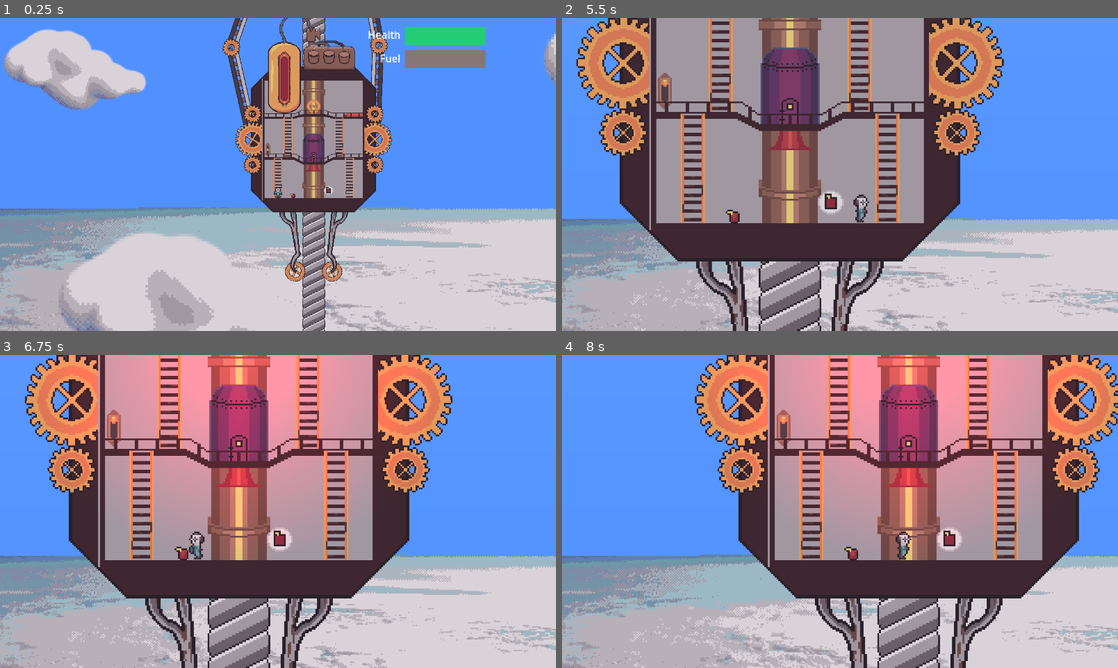
Above: before the commit, frames 1-4 (two rows, left to right).
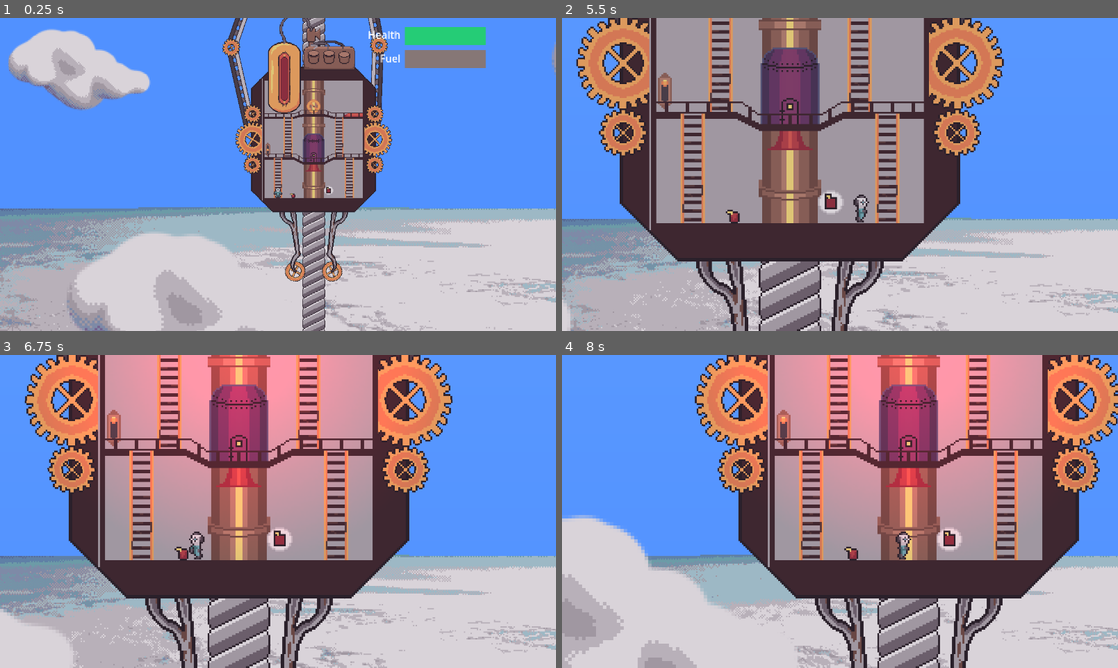
Above: after the commit, the same moments.

Repository: Popcornmotte/elevatorpitch
Game: Godot game, scene res://Scenes/World/test_scenes.tscn
Two runs of this game, one before a commit and one after it. Both use one fixed random seed, a clock stepped at 60 frames per second and the inputs below. This scene is started directly instead of the project's main scene. Sound files missing from this copy of the repository are replaced by a short silence.
Inputs (mouse positions are in pixels of both pictures, inside the frame that each line leads up to):
- Up to frame 1 (0.25 s): no input
- Up to frame 2 (5.5 s): move the mouse to (962, 158) at 0.52 s; hold W (up) 0.53-1.28 s; hold D (right) 0.53-2.03 s; move the mouse to (728, 190) at 1.27 s; tap Space (Fling) at 1.35, 4.35 s; tap W (up) at 1.52, 1.55, 1.82, 2.3, 3.02, 3.05, 3.32, 4.52, 4.55, 4.82, 5.3 s; move the mouse to (895, 105) at 2.02 s; press the mouse at (895, 105) at 2.03 s; hold A (left) 2.03-2.78 s; move the mouse to (812, 237) at 2.77 s; release the mouse at (812, 237) at 2.78 s; hold D (right) 2.78-4.28 s; tap E (interact) at 2.85 s; move the mouse to (1006, 221) at 3.52 s; hold W (up) 3.53-4.28 s; move the mouse to (673, 127) at 4.27 s; hold A (left) 4.28-5.03 s; move the mouse to (867, 174) at 5.02 s; press the mouse at (867, 174) at 5.03 s; hold D (right) from 5.03 s (still down)
- Up to frame 3 (6.75 s): move the mouse to (194, 433) at 5.77 s; release D (right) at 5.78 s; release the mouse at (194, 433) at 5.78 s; hold A (left) from 5.78 s (still down); tap E (interact) at 5.85 s; tap W (up) at 6.02, 6.05, 6.32 s; move the mouse to (400, 495) at 6.52 s; hold W (up) from 6.53 s (still down)
- Up to frame 4 (8 s): move the mouse to (728, 527) at 7.27 s; release A (left) at 7.28 s; release W (up) at 7.28 s; hold D (right) from 7.28 s (still down); tap Space (Fling) at 7.35 s; tap W (up) at 7.52, 7.55, 7.82 s

The runs differ from the first frame. In frame 1, 3.2% of the frame differs, in the area x 0-100%, y 3-100%; in frame 2, 0.1%; in frame 3, 1.8%; in frame 4, 10%, in the area x 0-43%, y 51-100%.

Commit message:
Make clouds move

Diff:
--- a/Scenes/World/climbEnvironment.tscn
+++ b/Scenes/World/climbEnvironment.tscn
@@ -31,6 +31,7 @@
 [node name="CableLayer" type="Node2D" parent="ParallaxBackground"]
 z_index = 25
 script = ExtResource("3_bcsqh")
+cloudSpeed = 0.0
 
 [node name="Cable" type="Sprite2D" parent="ParallaxBackground/CableLayer"]
 texture = ExtResource("5_x7fd4")
@@ -91,6 +92,7 @@
 z_index = 2
 script = ExtResource("3_bcsqh")
 movementFactor = 0.5
+cloudSpeed = 25.0
 
 [node name="Cloud3" type="Sprite2D" parent="ParallaxBackground/CloudsLayer1"]
 position = Vector2(411, -461)
--- a/Scripts/ParallaxLayer.gd
+++ b/Scripts/ParallaxLayer.gd
@@ -2,6 +2,7 @@
 class_name CustomParallaxLayer
 
 @export var movementFactor = 1.0
+@export var cloudSpeed = 50.0
 @onready var children = get_children()
 var maxCloudHeight : float
 var isCanvas = false
@@ -20,3 +21,8 @@
 		respawn = respawn && (!is_in_group("Clouds") or Global.height <= maxCloudHeight)
 		if respawn && (child.global_position.y > 1000):
 			child.global_position.y -= 2000
+
+		if is_in_group("Clouds"):
+			child.global_position.x += delta * cloudSpeed
+			if (cloudSpeed > 0 && child.global_position.x > 1500) or (cloudSpeed < 0 && child.global_position.x < -1500):
+				child.global_position.x -= 3000 * sign(cloudSpeed)
